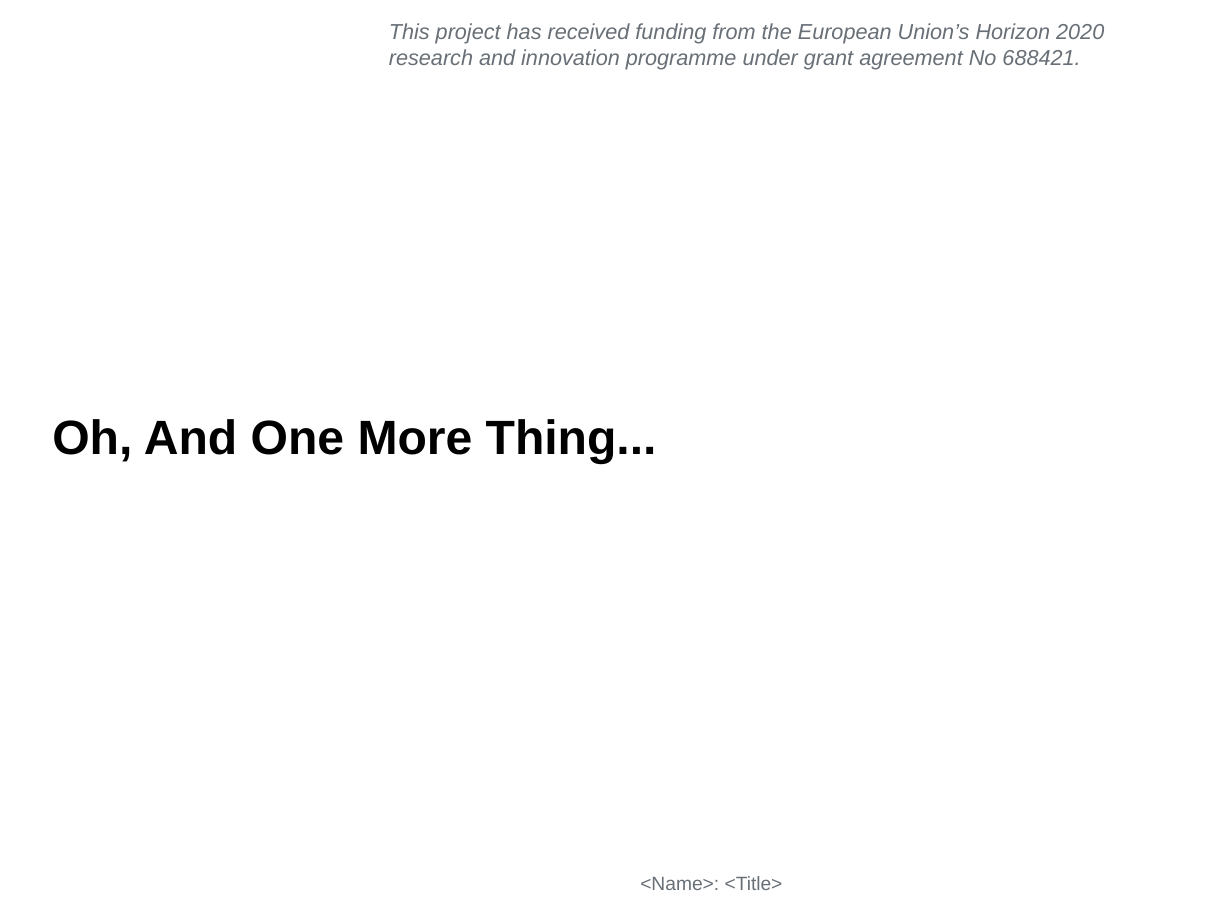
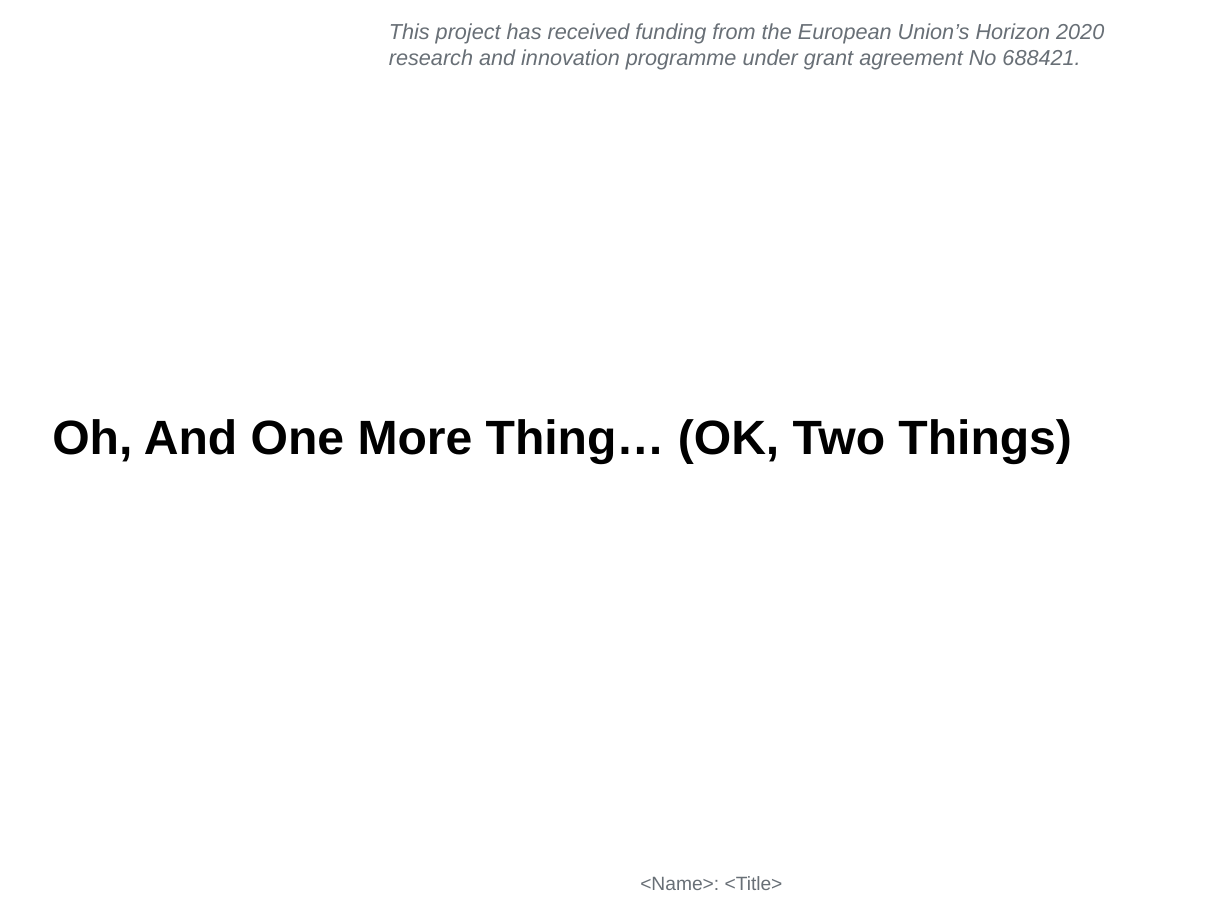
Before and after one commit to mami-project/roadshows, a slide deck: slide 1 of mami-cambridge/ZHAW_PLUS.odp. Drawn at 1232x924 pixels with LibreOffice and Linux fonts; fonts in the diff are those of the drawing; background and template pictures are left out. Boxes give left, top, right and bottom in pixels: in the first picture for what was removed or moved away, otherwise in the second. Text is boxed around its words. In the diff, an @@ line names an element or a change of style, - is before the commit and + after.

```diff
--- a/mami-cambridge/ZHAW_PLUS.odp
+++ b/mami-cambridge/ZHAW_PLUS.odp
@@ subtitle at <box>52,419,1072,464</box>: text changed @@
-Oh, And One More Thing...
+Oh, And One More Thing… (OK, Two Things)
```
Also in this commit, not shown: 1 slide added, 1 other file.
